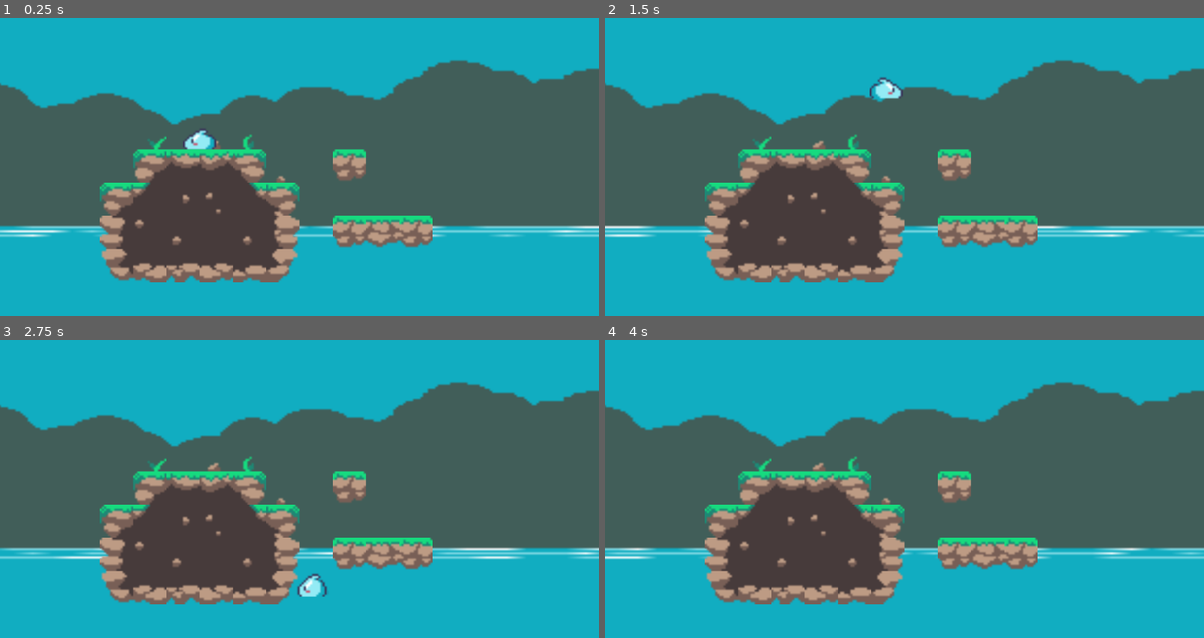
Above: before the commit, frames 1-4 (two rows, left to right).
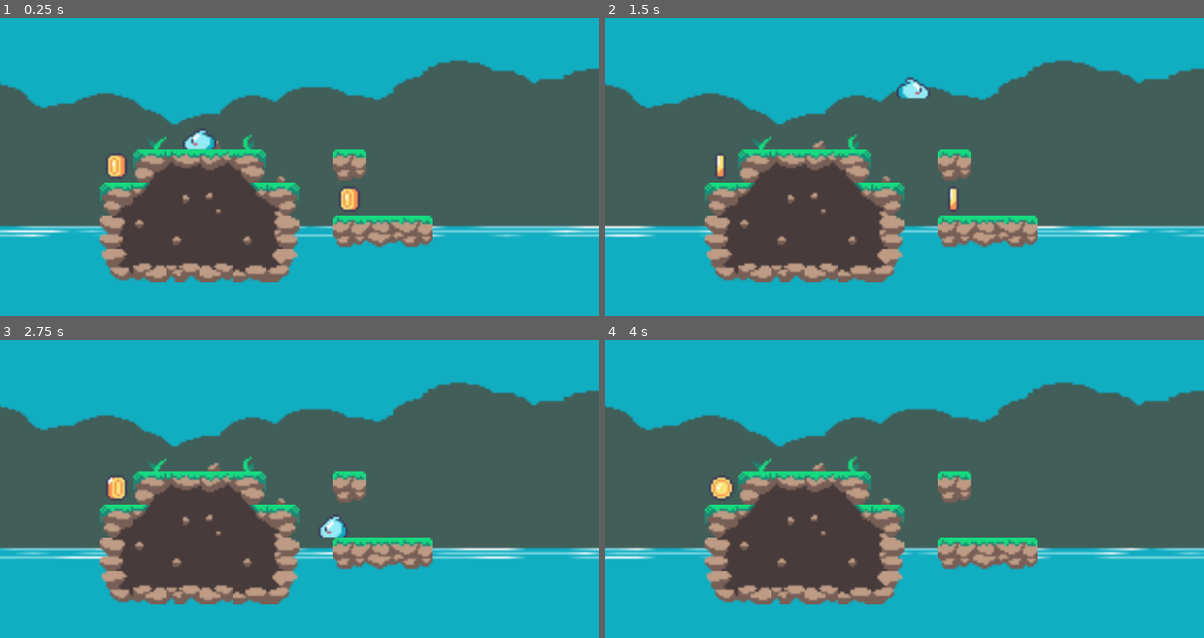
Above: after the commit, the same moments.

Repository: jacmba/godot-2d-platformer-game
Game: Godot game, scene res://scenes/world/stage.tscn
Same seed, same stepped clock (60 frames per second), same inputs: the game is played once before the commit and once after it. The project has no main scene, so this scene is started directly.
Inputs:
- Up to frame 1 (0.25 s): no input
- Up to frame 2 (1.5 s): hold Right (move_right) from 0.53 s (still down); tap Space (jump) at 0.77 s
- Up to frame 3 (2.75 s): tap Space (jump) at 1.52 s; release Right (move_right) at 2.03 s; hold Left (move_left) from 2.03 s (still down)
- Up to frame 4 (4 s): release Left (move_left) at 2.78 s; hold Right (move_right) from 2.78 s (still down); tap Space (jump) at 3.02, 3.77 s

The runs differ from the first frame. In frame 1, 0.5% of the frame differs, in the area x 17-61%, y 45-65%; in frame 2, 0.8%, in the area x 18-59%, y 19-65%; in frame 3, 0.8%; in frame 4, 0.2%.

Commit message:
Collect coin

Diff:
--- /dev/null
+++ b/scenes/packed/coin.tscn
@@ -0,0 +1,65 @@
+[gd_scene load_steps=7 format=3 uid="uid://cjj0s16uapswj"]
+
+[ext_resource type="Texture2D" uid="uid://bbdfsjc0vrx5n" path="res://rocky_roads/Objects/coin_gold.png" id="1_r7bbd"]
+[ext_resource type="Script" path="res://scripts/coin.gd" id="2_rvqcw"]
+
+[sub_resource type="Animation" id="Animation_do5cl"]
+resource_name = "rotate"
+length = 2.0
+loop_mode = 1
+tracks/0/type = "value"
+tracks/0/imported = false
+tracks/0/enabled = true
+tracks/0/path = NodePath(".:frame")
+tracks/0/interp = 1
+tracks/0/loop_wrap = true
+tracks/0/keys = {
+"times": PackedFloat32Array(0, 0.2, 0.5, 0.7, 1, 1.2, 1.5, 1.7),
+"transitions": PackedFloat32Array(1, 1, 1, 1, 1, 1, 1, 1),
+"update": 1,
+"values": [0, 1, 2, 3, 4, 5, 6, 7]
+}
+
+[sub_resource type="Animation" id="Animation_uiydf"]
+length = 0.001
+tracks/0/type = "value"
+tracks/0/imported = false
+tracks/0/enabled = true
+tracks/0/path = NodePath(".:frame")
+tracks/0/interp = 1
+tracks/0/loop_wrap = true
+tracks/0/keys = {
+"times": PackedFloat32Array(0),
+"transitions": PackedFloat32Array(1),
+"update": 1,
+"values": [0]
+}
+
+[sub_resource type="AnimationLibrary" id="AnimationLibrary_6gmeb"]
+_data = {
+"RESET": SubResource("Animation_uiydf"),
+"rotate": SubResource("Animation_do5cl")
+}
+
+[sub_resource type="CircleShape2D" id="CircleShape2D_fggxc"]
+radius = 8.0
+
+[node name="coin" type="Sprite2D"]
+texture = ExtResource("1_r7bbd")
+hframes = 8
+script = ExtResource("2_rvqcw")
+
+[node name="AnimationPlayer" type="AnimationPlayer" parent="."]
+autoplay = "rotate"
+speed_scale = 2.0
+libraries = {
+"": SubResource("AnimationLibrary_6gmeb")
+}
+
+[node name="Area2D" type="Area2D" parent="."]
+collision_mask = 512
+
+[node name="CollisionShape2D" type="CollisionShape2D" parent="Area2D"]
+shape = SubResource("CircleShape2D_fggxc")
+
+[connection signal="body_entered" from="Area2D" to="." method="_on_area_2d_body_entered"]
--- a/scenes/packed/player.tscn
+++ b/scenes/packed/player.tscn
@@ -63,6 +63,7 @@
 size = Vector2(12, 7)
 
 [node name="Player" type="CharacterBody2D"]
+collision_layer = 512
 script = ExtResource("1_nct4o")
 
 [node name="Sprite2D" type="Sprite2D" parent="."]
--- a/scenes/world/stage.tscn
+++ b/scenes/world/stage.tscn
@@ -1,9 +1,10 @@
-[gd_scene load_steps=11 format=3 uid="uid://bf7b1n21ao4je"]
+[gd_scene load_steps=12 format=3 uid="uid://bf7b1n21ao4je"]
 
 [ext_resource type="Texture2D" uid="uid://or7qx3bylf80" path="res://rocky_roads/Tilesets/tileset_forest.png" id="1_gi8ks"]
 [ext_resource type="Texture2D" uid="uid://nlanr00q3m0m" path="res://rocky_roads/Deco/water_a_8frames.png" id="2_amc0b"]
 [ext_resource type="PackedScene" uid="uid://0pxk3tcg3l60" path="res://scenes/packed/player.tscn" id="2_jrnl7"]
 [ext_resource type="Texture2D" uid="uid://hu8ug54k5h6c" path="res://rocky_roads/Backgrounds/trees.png" id="4_5j00f"]
+[ext_resource type="PackedScene" uid="uid://cjj0s16uapswj" path="res://scenes/packed/coin.tscn" id="5_3cmro"]
 
 [sub_resource type="TileMapPattern" id="TileMapPattern_gbeb3"]
 tile_data = PackedInt32Array(0, 131072, 1, 1, 196608, 1, 2, 262144, 1, 3, 327680, 1)
@@ -197,5 +198,11 @@
 [node name="Camera2D" type="Camera2D" parent="."]
 zoom = Vector2(4, 4)
 
+[node name="coin" parent="." instance=ExtResource("5_3cmro")]
+position = Vector2(-88, 8)
+
+[node name="coin2" parent="." instance=ExtResource("5_3cmro")]
+position = Vector2(24, 24)
+
 [node name="Player" parent="." instance=ExtResource("2_jrnl7")]
 position = Vector2(-48, -8)
--- /dev/null
+++ b/scripts/coin.gd
@@ -0,0 +1,5 @@
+extends Sprite2D
+
+
+func _on_area_2d_body_entered(body):
+	queue_free()
--- a/scripts/player.gd
+++ b/scripts/player.gd
@@ -1,6 +1,6 @@
 extends CharacterBody2D
 
-const speed = 3000
+const speed = 4000
 const jump_force = 250
 const gravity = 600
 
